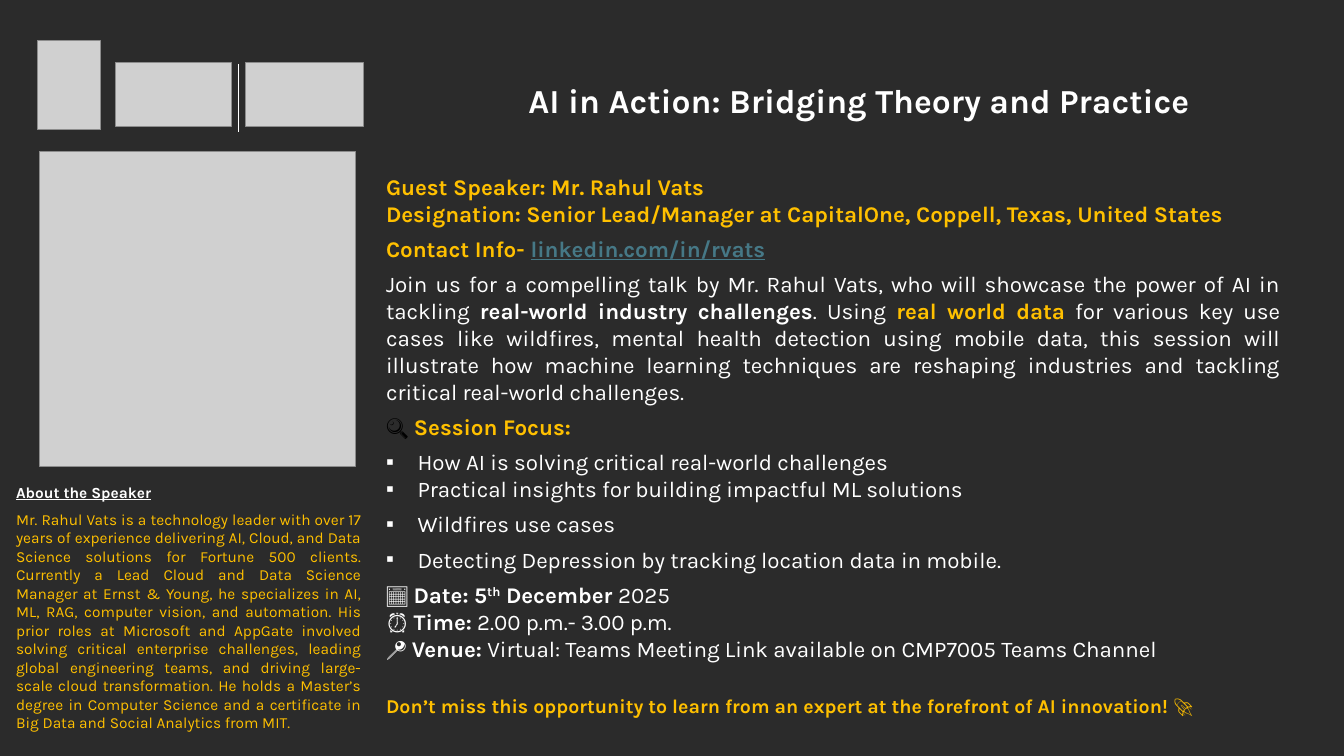
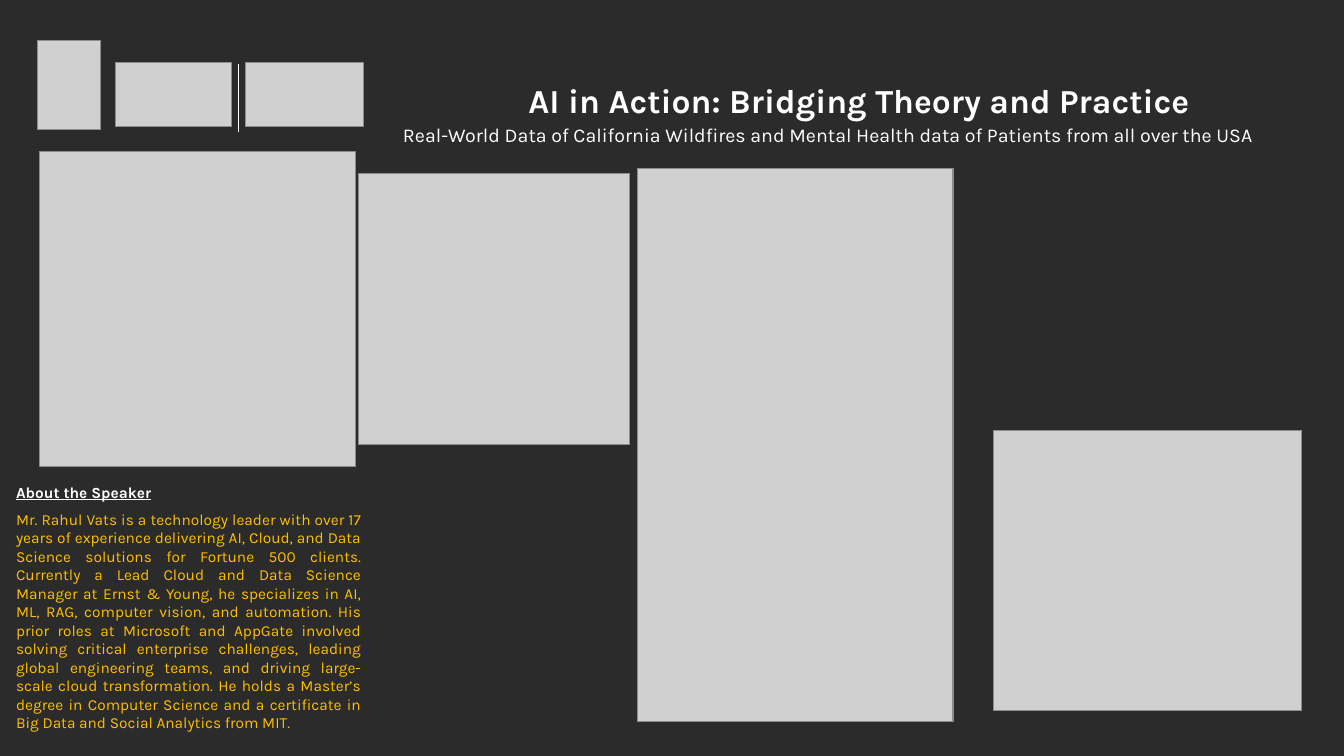
Before and after one commit to rvats/CardiffMetropolitanUniversity_Talk_By_RahulVats, a slide deck: slide 2 of AITalk_at_Cardiff_By_RahulVats.pptx. Drawn at 1344x756 pixels with LibreOffice and Linux fonts; fonts in the diff are those of the drawing; grey boxes stand for pictures; background and template pictures are left out; a plain dark background stands for a picture behind light text. Boxes give left, top, right and bottom in pixels: in the first picture for what was removed or moved away, otherwise in the second. Text is boxed around its words. In the diff, an @@ line names an element or a change of style, - is before the commit and + after.

```diff
--- a/AITalk_at_Cardiff_By_RahulVats.pptx
+++ b/AITalk_at_Cardiff_By_RahulVats.pptx
@@ text at (403, 128, 1252, 143): text changed; size 16 to 14 pt @@
-Guest Speaker: Mr. Rahul Vats
-Designation: Senior Lead/Manager at CapitalOne, Coppell, Texas, United States
-Contact Info- linkedin.com/in/rvats
-Join us for a compelling talk by Mr. Rahul Vats, who will showcase the power of AI in tackling real-world industry challenges. Using real world data for various key use cases like wildfires, mental health detection using mobile data, this session will illustrate how machine learning techniques are reshaping industries and tackling critical real-world challenges.
-🔍 Session Focus:
-▪ How AI is solving critical real-world challenges
-▪ Practical insights for building impactful ML solutions
-▪ Wildfires use cases
-▪ Detecting Depression by tracking location data in mobile.
-📅 Date: 5th December 2025
-⏰ Time: 2.00 p.m.- 3.00 p.m.
-📍 Venue: Virtual: Teams Meeting Link available on CMP7005 Teams Channel
-Don’t miss this opportunity to learn from an expert at the forefront of AI innovation! 🚀
+Real-World Data of California Wildfires and Mental Health data of Patients from all over the USA
@@ picture added at (359, 173, 630, 445) @@
@@ picture added at (638, 168, 954, 722) @@
@@ picture added at (993, 431, 1302, 712) @@
```
Also in this commit, not shown: 8 other slides changed, 1 slide added, 9 other files.
